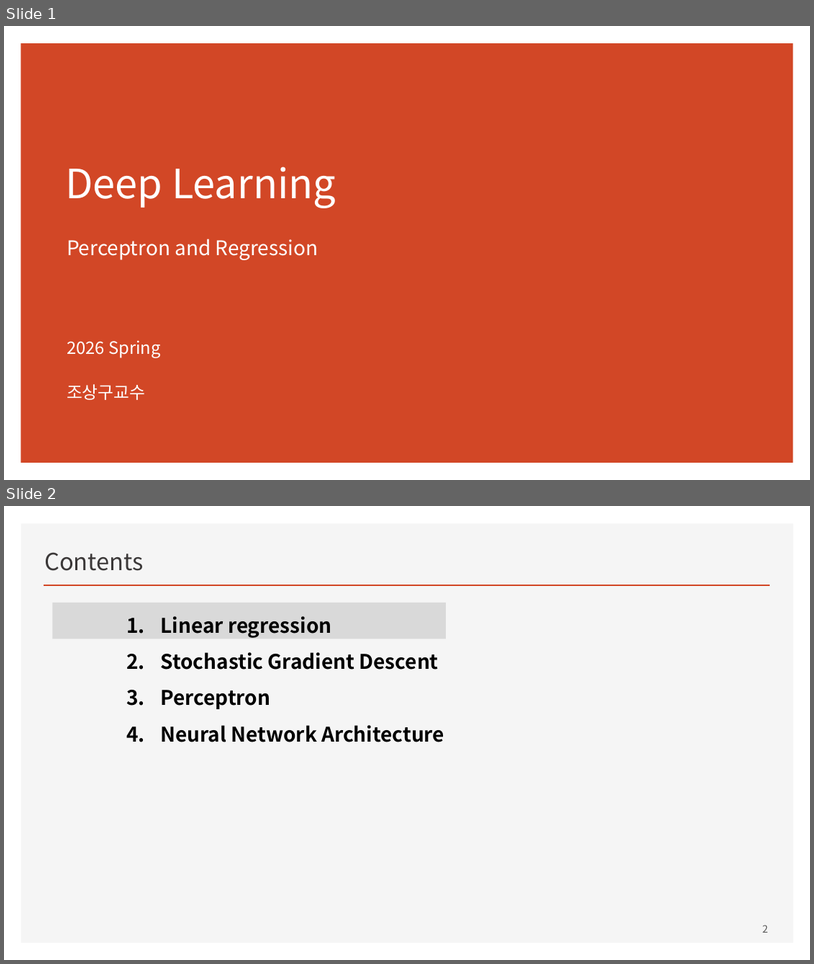
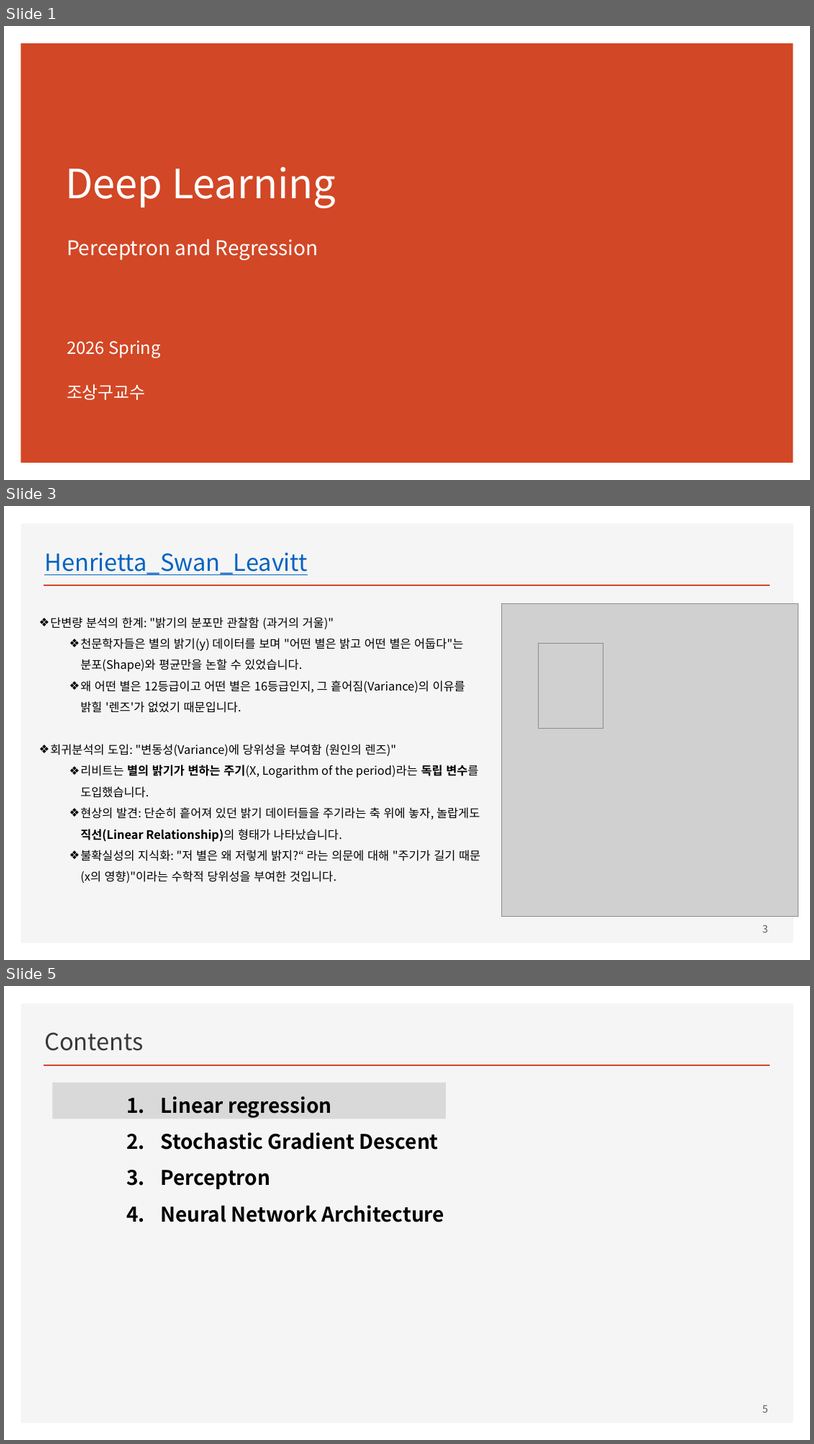
Before and after one commit to ancestor9/mathematics-for-machine-learning, a slide deck: Linear_Algebra/w4_Perceptron_Regression.pptx. Shown one above the other, each under a label of ours: slides 1 and 2 before the commit, slides 1, 3 and 5 after it; the slides between them are not shown. The pictures are 814x964 and 814x1444 pixels, drawn with LibreOffice and Linux fonts; fonts in the diff are those of the drawing; grey boxes stand for pictures. Boxes give left, top, right and bottom in pixels: in the first picture for what was removed or moved away, otherwise in the second. Text is boxed around its words. In the diff, an @@ line names an element or a change of style, - is before the commit and + after.

```diff
--- a/Linear_Algebra/w4_Perceptron_Regression.pptx
+++ b/Linear_Algebra/w4_Perceptron_Regression.pptx
@@ slide 3 added at (4,506,810,960), background #FFFFFF; not listed: 2 template elements that a slide beside it also shows @@
@@ title added at (44,552,308,575), 28 pt, text #0563C1, underline @@
+Henrietta_Swan_Leavitt
@@ picture added at (502,603,798,917) @@
@@ text added at (50,617,481,883), 14 pt, text #000000 @@
+❖ 단변량 분석의 한계: "밝기의 분포만 관찰함 (과거의 거울)"
+  ❖ 천문학자들은 별의 밝기(y) 데이터를 보며 "어떤 별은 밝고 어떤 별은 어둡다"는 분포(Shape)와 평균만을 논할 수 있었습니다.
+  ❖ 왜 어떤 별은 12등급이고 어떤 별은 16등급인지, 그 흩어짐(Variance)의 이유를 밝힐 '렌즈'가 없었기 때문입니다.
+❖ 회귀분석의 도입: "변동성(Variance)에 당위성을 부여함 (원인의 렌즈)"
+  ❖ 리비트는 별의 밝기가 변하는 주기(X, Logarithm of the period)라는 독립 변수를 도입했습니다.
+  ❖ 현상의 발견: 단순히 흩어져 있던 밝기 데이터들을 주기라는 축 위에 놓자, 놀랍게도 직선(Linear Relationship)의 형태가 나타났습니다.
+  ❖ 불확실성의 지식화: "저 별은 왜 저렇게 밝지?“ 라는 의문에 대해 "주기가 길기 때문(x의 영향)"이라는 수학적 당위성을 부여한 것입니다.
@@ picture added at (539,643,603,728) @@
@@ page number added at (763,924,769,932), 12 pt, text #595959 @@
+3
@@ what was slide 2 is now slide 5 @@
@@ page number at (763,1405,769,1412): text changed @@
-2
+5
```
Also in this commit, not shown: 1 slide changed, 2 other slides added.
